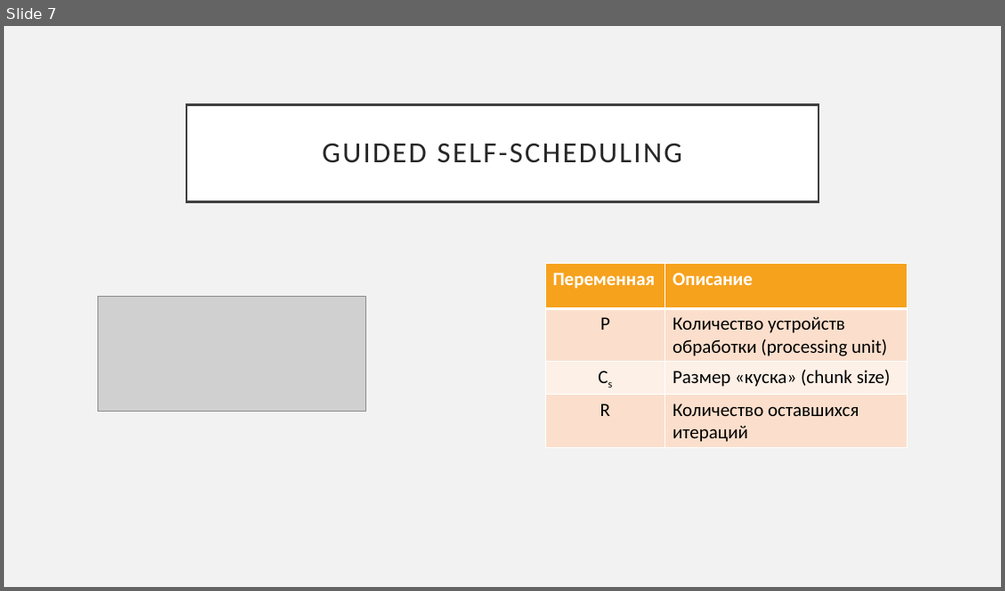
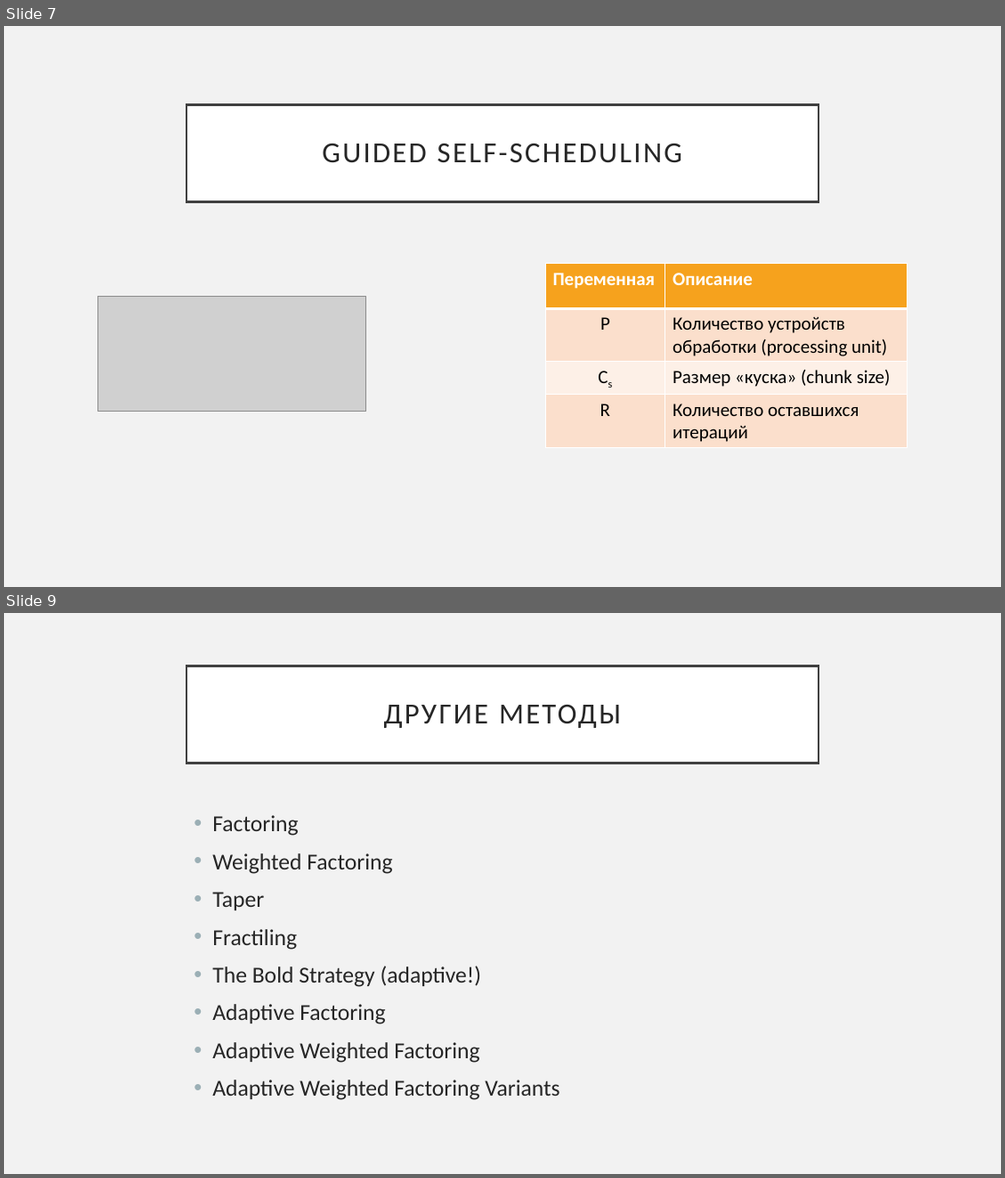
Before and after one commit to Krab1o/UnivAssignments, a slide deck: sem 6/Concurrency/report/presentation.pptx. Shown one above the other, each under a label of ours: slide 7 before the commit, slides 7 and 9 after it; the slides between them are not shown. The pictures are 1005x591 and 1005x1178 pixels, drawn with LibreOffice and Linux fonts; fonts in the diff are those of the drawing; grey boxes stand for pictures. Boxes give left, top, right and bottom in pixels: in the first picture for what was removed or moved away, otherwise in the second. Text is boxed around its words. In the diff, an @@ line names an element or a change of style, - is before the commit and + after.

```diff
--- a/sem 6/Concurrency/report/presentation.pptx
+++ b/sem 6/Concurrency/report/presentation.pptx
@@ slide 9 added at bbox=[4, 613, 1001, 1174], background #F2F2F2 @@
@@ title added at bbox=[186, 666, 818, 763], fill #FFFFFF, outline #404040 2.5 pt, 28 pt, text #262626 @@
+ДРУГИЕ МЕТОДЫ
@@ text added at bbox=[212, 815, 559, 1100], 22 pt, text #262626 @@
+• Factoring
+• Weighted Factoring
+• Taper
+• Fractiling
+• The Bold Strategy (adaptive!)
+• Adaptive Factoring
+• Adaptive Weighted Factoring
+• Adaptive Weighted Factoring Variants
```
Also in this commit, not shown: 2 slides changed, 6 other slides added, 2 other files.
